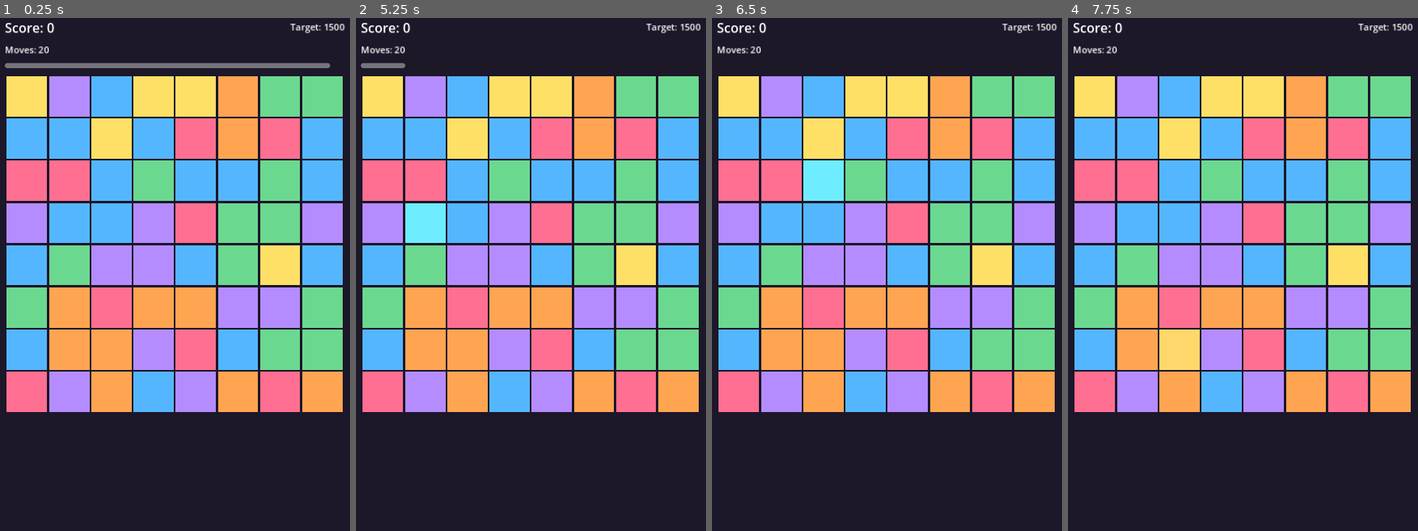
Above: before the commit, frames 1-4 (left to right).
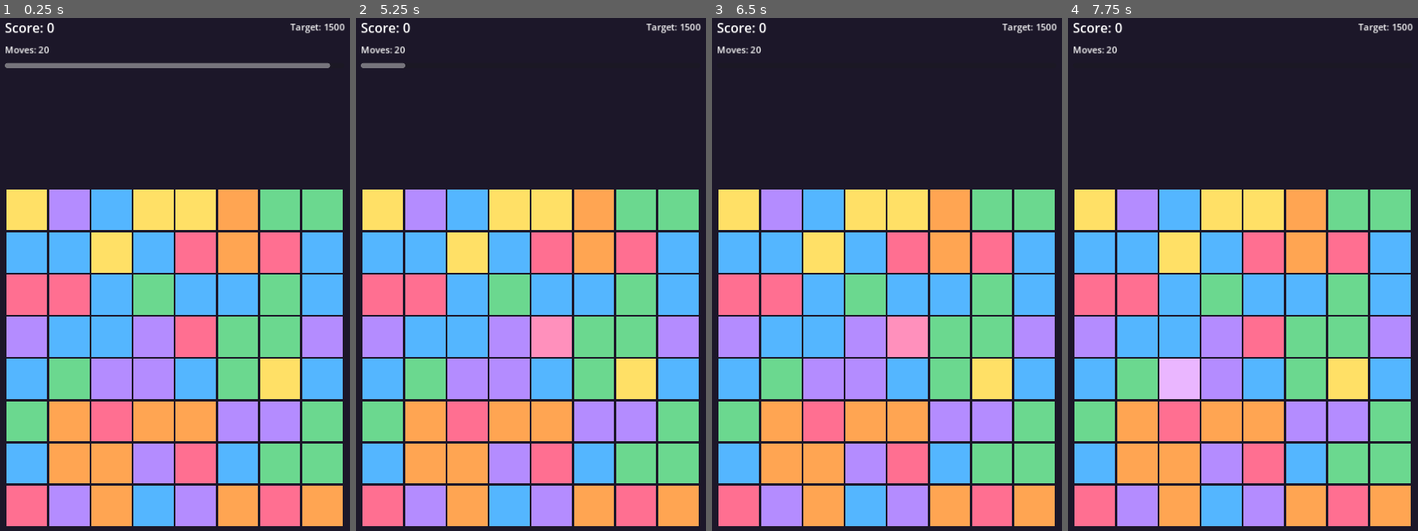
Above: after the commit, the same moments.

Repository: ZestyBytes/game-dev
Game: Godot game, scene res://scenes/Main.tscn
Same seed, same stepped clock (60 frames per second), same inputs: the game is played once before the commit and once after it.
Inputs (mouse positions are in pixels of both pictures, inside the frame that each line leads up to):
- Up to frame 1 (0.25 s): no input
- Up to frame 2 (5.25 s): move the mouse to (611, 295) at 0.52 s; click (611, 295) at 0.67 s; move the mouse to (457, 361) at 1.27 s; click (457, 361) at 1.42 s; move the mouse to (566, 187) at 2.02 s; click (566, 187) at 2.17 s; move the mouse to (513, 459) at 2.77 s; click (513, 459) at 2.92 s; move the mouse to (639, 428) at 3.52 s; click (639, 428) at 3.67 s; move the mouse to (422, 233) at 4.27 s; click (422, 233) at 4.42 s; move the mouse to (548, 330) at 5.02 s; click (548, 330) at 5.17 s
- Up to frame 3 (6.5 s): move the mouse to (831, 166) at 5.77 s; click (831, 166) at 5.92 s
- Up to frame 4 (7.75 s): tap Enter at 6.5 s; move the mouse to (1323, 295) at 6.52 s; click (1323, 295) at 6.67 s; tap Space at 7.25 s; move the mouse to (1169, 361) at 7.27 s; click (1169, 361) at 7.42 s

The runs differ from the first frame. In frame 1, 73% of the frame differs, in the area x 1-98%, y 11-100%; in frame 2, 74%; in frame 3, 74%; in frame 4, 73%.

Commit message:
Fix board-wrap anchor warning and center the board properly
Anchoring board_rect full-rect then setting .size directly on it logged
a 'non-equal opposite anchors' warning every layout pass (harmless but
noisy - surfaced while actually running the game for the first time on
a real desktop). Switch to a fixed top-left anchor and position the
square board manually, centered in board_wrap, which also fixes it not
being properly centered when board_wrap itself isn't square.

Co-Authored-By: Claude Sonnet 5 <noreply@anthropic.com>
Claude-Session: https://claude.ai/code/session_01SKiRvKRX3vbSKBHmgdDPGE

Diff:
--- a/godot/scripts/main.gd
+++ b/godot/scripts/main.gd
@@ -70,7 +70,11 @@
 	bomb_marks.clear()
 	if board_rect == null:
 		board_rect = Control.new()
-		board_rect.set_anchors_preset(Control.PRESET_FULL_RECT)
+		# Top-left preset (all anchors 0) rather than full-rect: we size and
+		# position this manually every layout pass to keep it a centered
+		# square, so stretch-anchors here would just fight that and log a
+		# "non-equal opposite anchors" warning when we set .size directly.
+		board_rect.set_anchors_preset(Control.PRESET_TOP_LEFT)
 		board_wrap.add_child(board_rect)
 	_build_gems()
 	_layout_board()
@@ -115,8 +119,8 @@
 		return
 	var size: float = min(board_wrap.size.x, board_wrap.size.y)
 	cell_size = (size - CELL_GAP * (BoardLogic.SIZE + 1)) / float(BoardLogic.SIZE)
-	board_rect.custom_minimum_size = Vector2(size, size)
 	board_rect.size = Vector2(size, size)
+	board_rect.position = (board_wrap.size - Vector2(size, size)) / 2.0
 	for pos in gems.keys():
 		_place_gem(gems[pos], pos)
 
